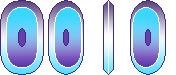
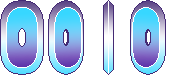
Layered file, before and after one edit (176 × 75). Changes by layer:
removed layer "Layer 12" over [left=146, top=30, right=150, bottom=45]
removed layer "Layer 6 copy" over [left=64, top=30, right=68, bottom=45]
painted on "Layer 6" over [left=19, top=29, right=150, bottom=46]
